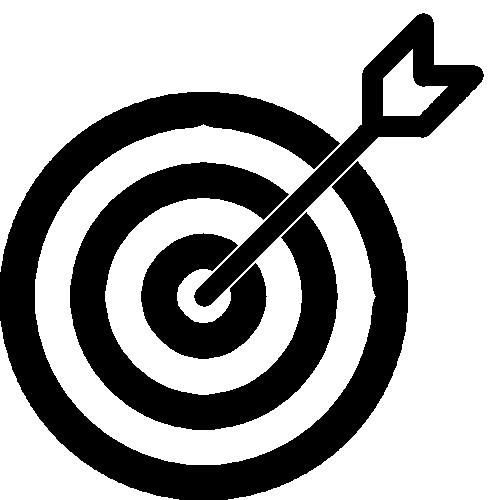
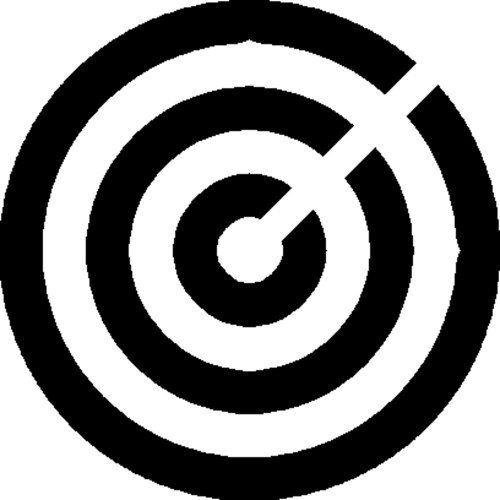
Layers edited between the first and the second 500 x 500 image:
renamed "Transformation" to "Transformation #1", moved it into group "Ebenengruppe-Kopie" over [0, 92, 408, 500]
moved "Ebene #1" into group "Ebenengruppe", painted on it over [0, 13, 484, 500]
added layer "Transformation #2" over [0, 0, 500, 500]
